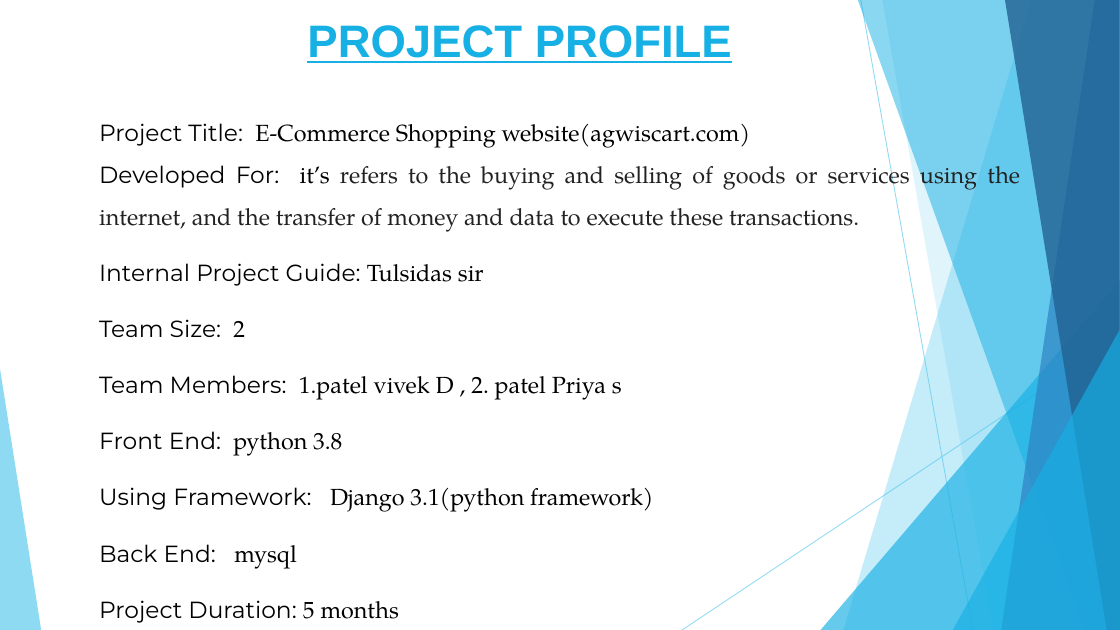
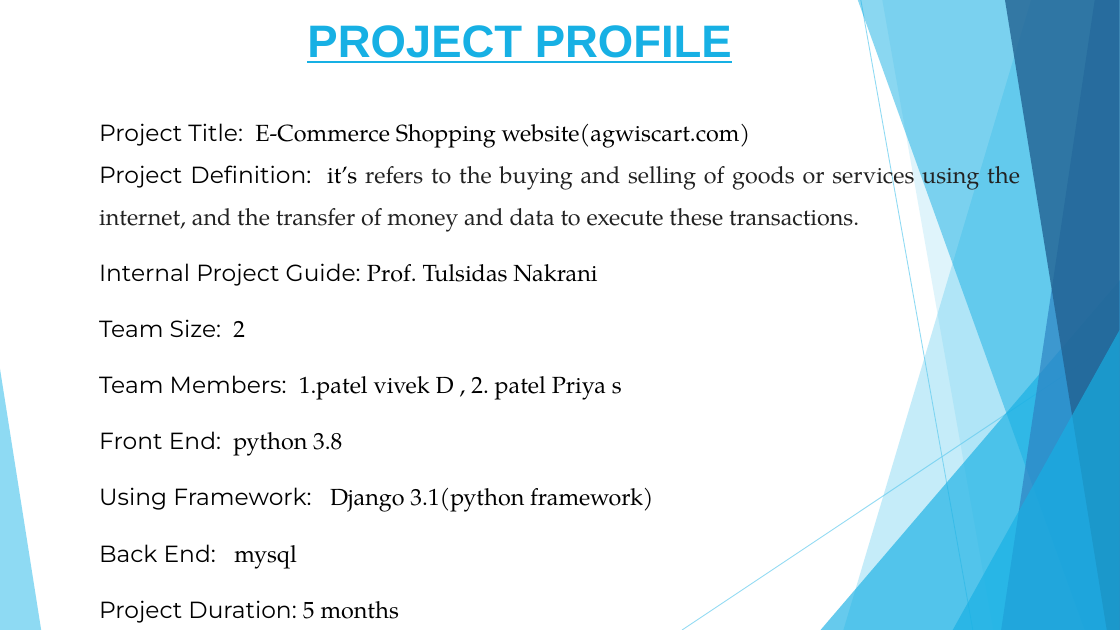
Before and after one commit to vivek-patel007/agwiscart-project, a slide deck: slide 2 of documents/project-agwiscart.pptx. Drawn at 1120x630 pixels with LibreOffice and Linux fonts; fonts in the diff are those of the drawing. Boxes give left, top, right and bottom in pixels: in the first picture for what was removed or moved away, otherwise in the second. Text is boxed around its words. In the diff, an @@ line names an element or a change of style, - is before the commit and + after.

```diff
--- a/documents/project-agwiscart.pptx
+++ b/documents/project-agwiscart.pptx
@@ text at [99, 159, 1020, 286]: text changed @@
-Developed For: it’s refers to the buying and selling of goods or services using the internet, and the transfer of money and data to execute these transactions.
-Internal Project Guide: Tulsidas sir
+Project Definition: it’s refers to the buying and selling of goods or services using the internet, and the transfer of money and data to execute these transactions.
+Internal Project Guide: Prof. Tulsidas Nakrani
```
Also in this commit, not shown: 5 other slides changed, 8 slides added.
